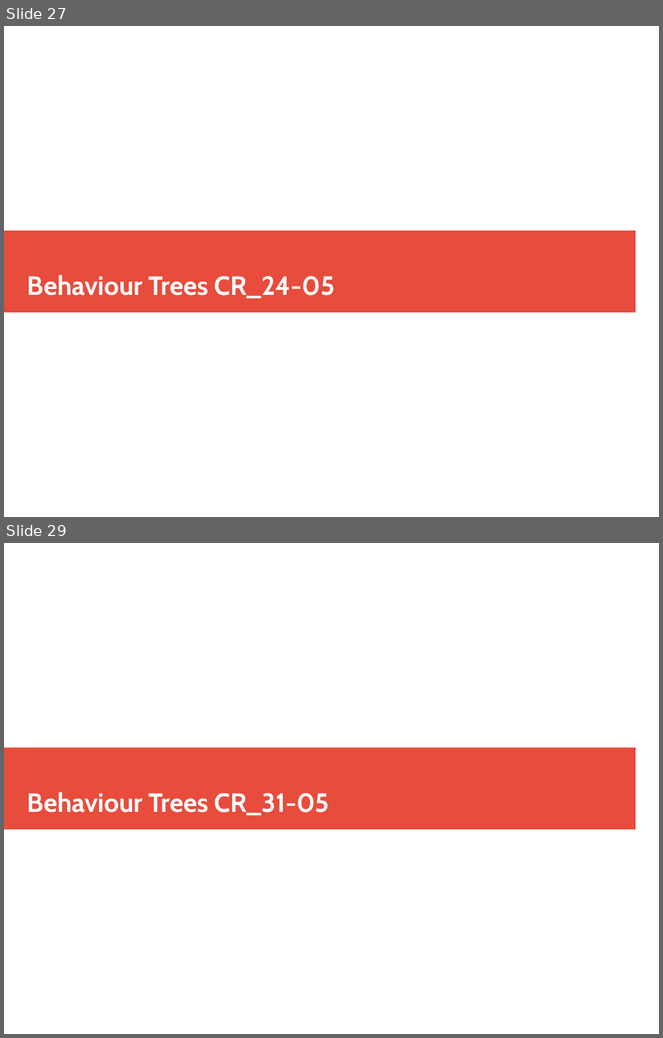
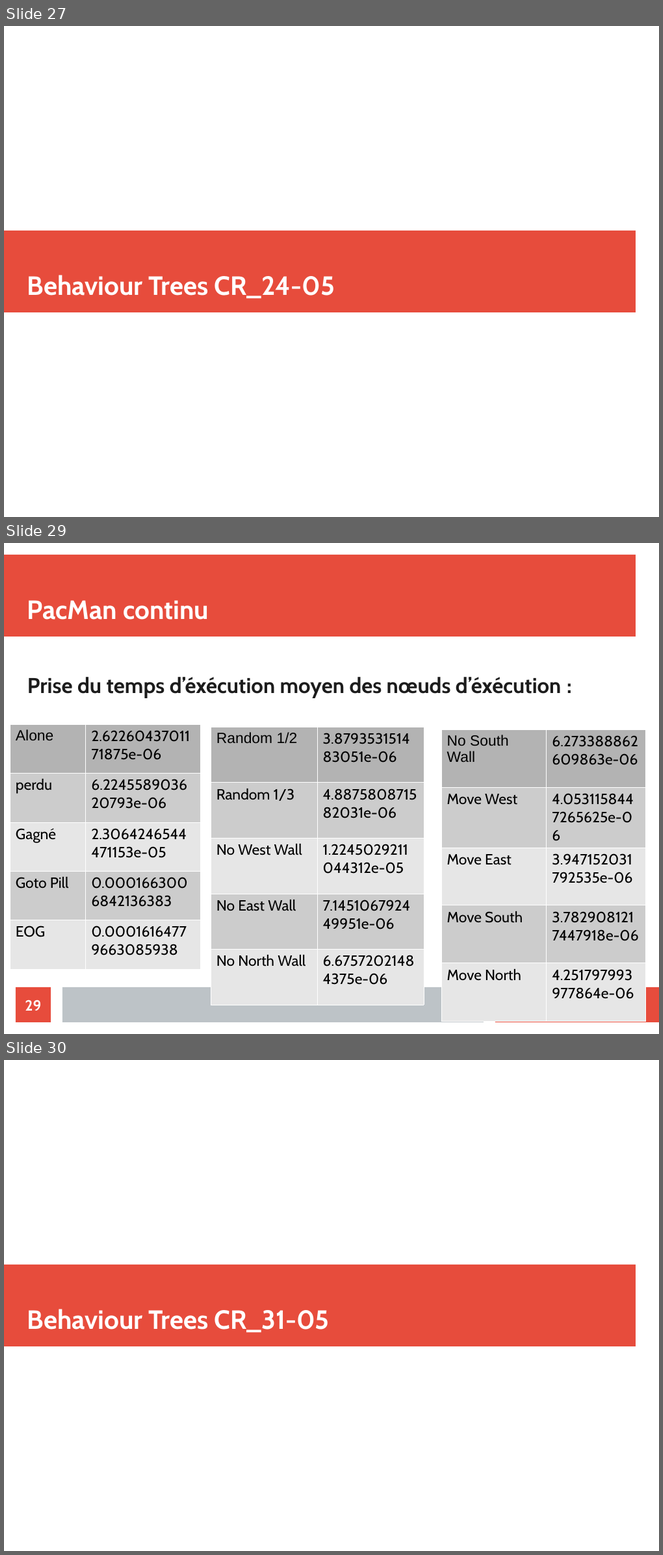
Before and after one commit to ValentinLebouvier/TAL2019, a slide deck: Comptes Rendus/CR.odp. Shown one above the other, each under a label of ours: slides 27 and 29 before the commit, slides 27, 29 and 30 after it; the slides between them are not shown. The pictures are 663x1038 and 663x1555 pixels, drawn with LibreOffice and Linux fonts; fonts in the diff are those of the drawing. Boxes give left, top, right and bottom in pixels: in the first picture for what was removed or moved away, otherwise in the second. Text is boxed around its words. In the diff, an @@ line names an element or a change of style, - is before the commit and + after.

```diff
--- a/Comptes Rendus/CR.odp
+++ b/Comptes Rendus/CR.odp
@@ slide 29 added at bbox=[4, 543, 659, 1034], background #FFFFFF @@
@@ rectangle added at bbox=[4, 555, 636, 637], fill #E74C3C @@
@@ title added at bbox=[27, 600, 209, 620], 32 pt, text #FFFFFF, bold @@
+PacMan continu
@@ text added at bbox=[27, 677, 561, 698], 26 pt, text #1C1C1C, bold @@
+Prise du temps d’éxécution moyen des nœuds d’éxécution :
@@ table added at bbox=[10, 724, 200, 969], 5 rows, 2 columns @@
+Alone | 2.6226043701171875e-06
+perdu | 6.224558903620793e-06
+Gagné | 2.3064246544471153e-05
+Goto Pill | 0.0001663006842136383
+EOG | 0.00016164779663085938
@@ table added at bbox=[211, 727, 424, 1005], 5 rows, 2 columns @@
+Random 1/2 | 3.879353151483051e-06
+Random 1/3 | 4.887580871582031e-06
+No West Wall | 1.2245029211044312e-05
+No East Wall | 7.145106792449951e-06
+No North Wall | 6.67572021484375e-06
@@ table added at bbox=[441, 730, 646, 1019], 5 rows, 2 columns @@
+No South Wall | 6.273388862609863e-06
+Move West | 4.0531158447265625e-06
+Move East | 3.947152031792535e-06
+Move South | 3.7829081217447918e-06
+Move North | 4.251797993977864e-06
@@ page number added at bbox=[16, 988, 51, 1023], fill #E74C3C, 18 pt, text #FFFFFF, bold @@
+29
@@ rectangle added at bbox=[62, 988, 484, 1023], fill #BDC3C7 @@
@@ rectangle added at bbox=[495, 988, 659, 1023], fill #E74C3C @@
@@ what was slide 29 is now slide 30 @@
```
Also in this commit, not shown: 3 slides changed, 12 other files.
